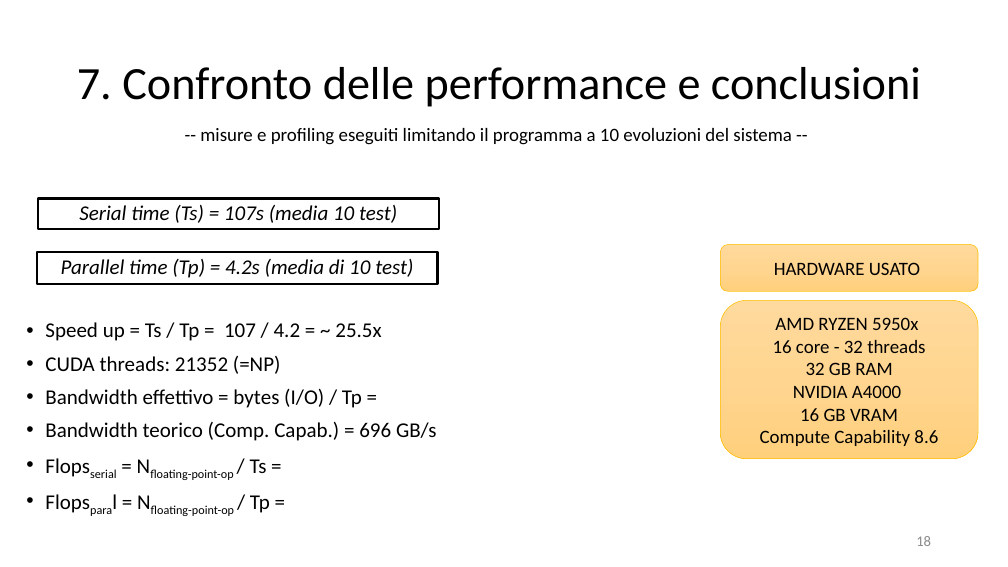
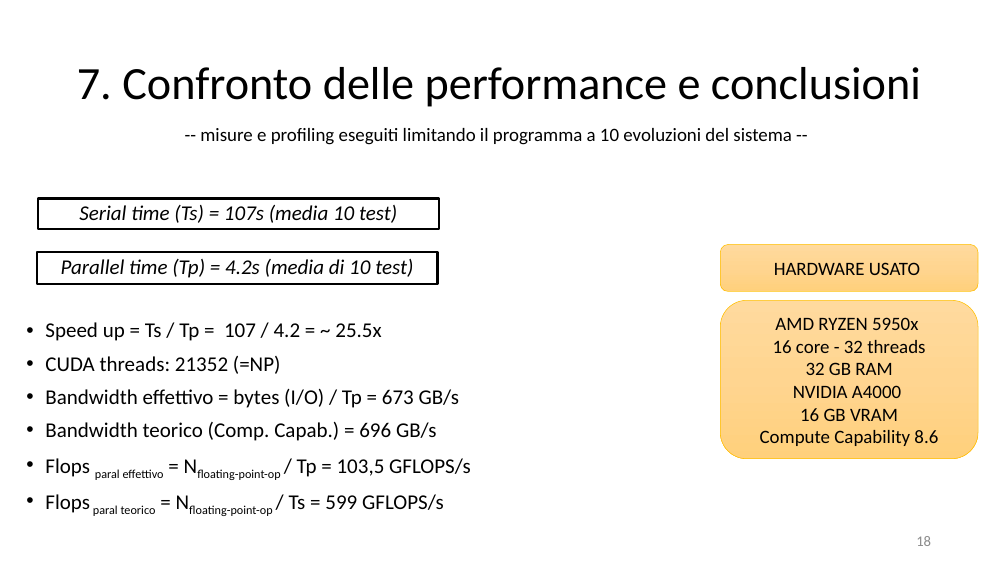
Before and after one commit to piepor/particles-simulation-parallel, a slide deck: slide 18 of presentazione/presentazione.pptx. Drawn at 1008x567 pixels with LibreOffice and Linux fonts; fonts in the diff are those of the drawing. Boxes give left, top, right and bottom in pixels: in the first picture for what was removed or moved away, otherwise in the second. Text is boxed around its words. In the diff, an @@ line names an element or a change of style, - is before the commit and + after.

Commit message:
final version ppt

```diff
--- a/presentazione/presentazione.pptx
+++ b/presentazione/presentazione.pptx
@@ text at box(45, 389, 460, 408): text changed @@
-• Bandwidth effettivo = bytes (I/O) / Tp =
+• Bandwidth effettivo = bytes (I/O) / Tp = 673 GB/s
@@ text at box(45, 458, 471, 516): text changed @@
-• Flopsserial = Nfloating-point-op / Ts =
-• Flopsparal = Nfloating-point-op / Tp =
+• Flops paral effettivo = Nfloating-point-op / Tp = 103,5 GFLOPS/s
+• Flops paral teorico = Nfloating-point-op / Ts = 599 GFLOPS/s
```
Also in this commit, not shown: 2 other files.
